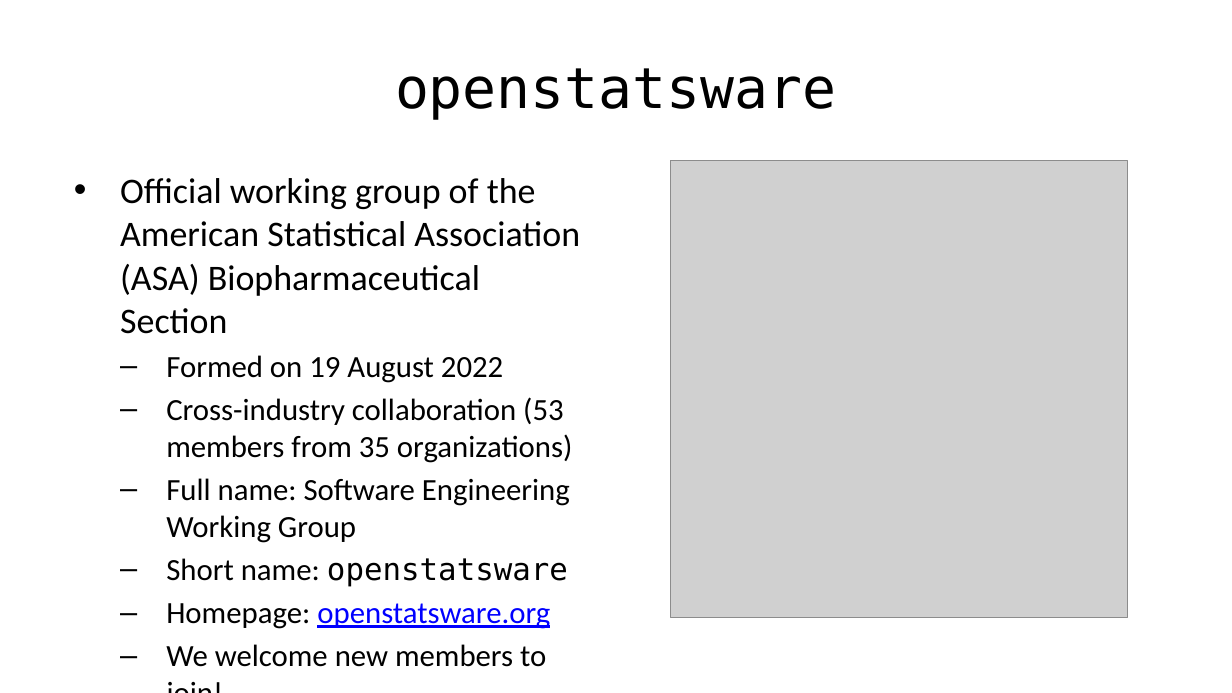
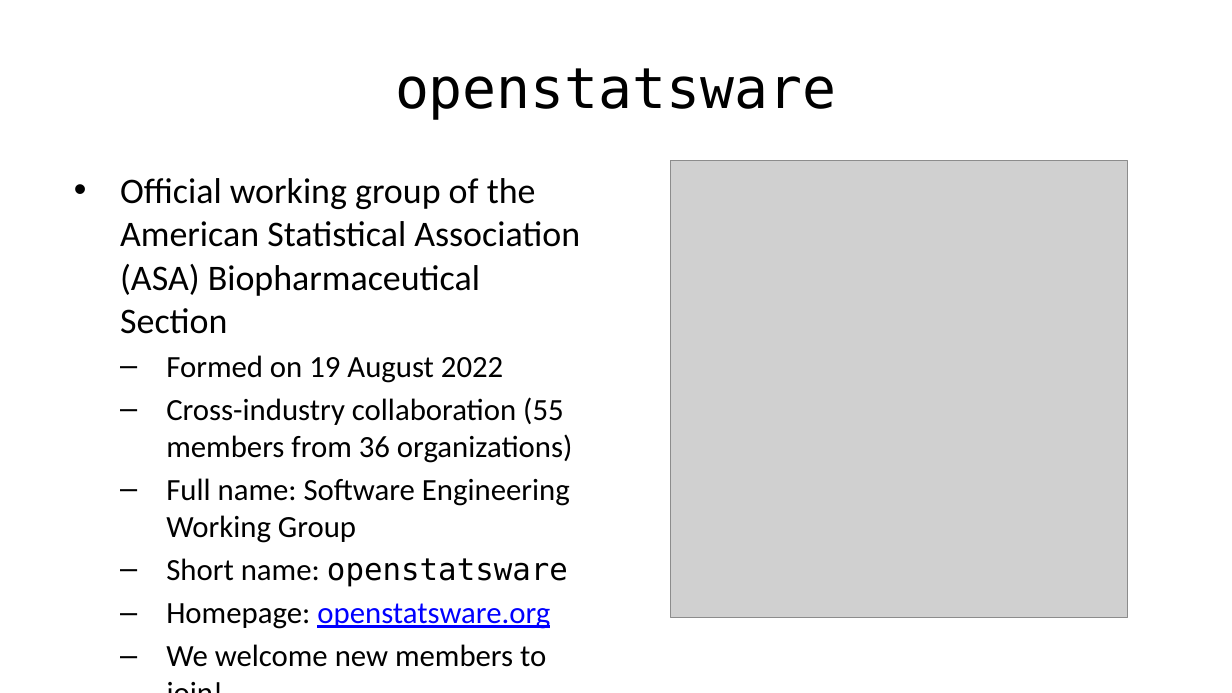
Before and after one commit to openstatsware/website, a slide deck: slide 4 of slides/asa-biop-webinar-feb2024.pptx. Drawn at 1232x693 pixels with LibreOffice and Linux fonts; fonts in the diff are those of the drawing; grey boxes stand for pictures. Boxes give left, top, right and bottom in pixels: in the first picture for what was removed or moved away, otherwise in the second. Text is boxed around its words. In the diff, an @@ line names an element or a change of style, - is before the commit and + after.

```diff
--- a/slides/asa-biop-webinar-feb2024.pptx
+++ b/slides/asa-biop-webinar-feb2024.pptx
@@ text at [166,397,572,463]: text changed @@
-  – Cross-industry collaboration (53 members from 35 organizations)
+  – Cross-industry collaboration (55 members from 36 organizations)
```
Also in this commit, not shown: 17 other files.
